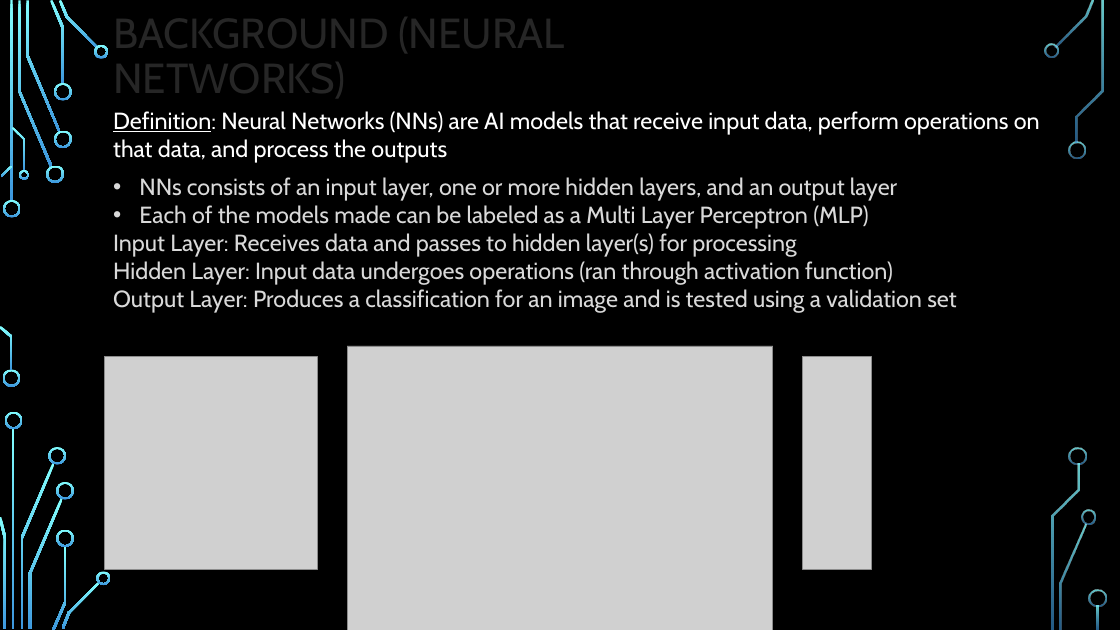
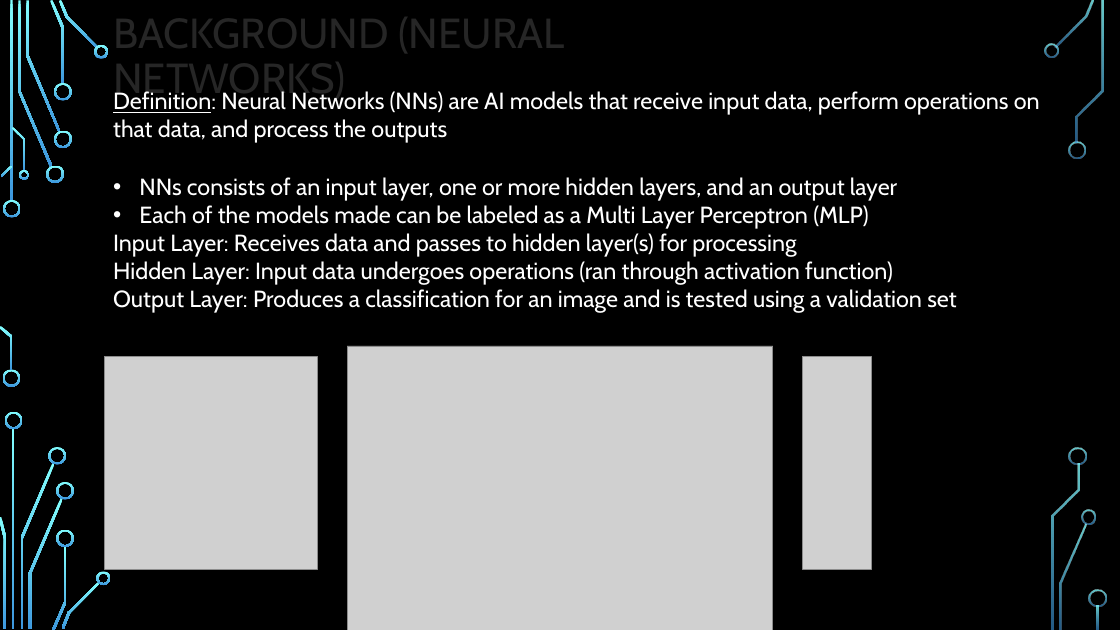
Before and after one commit to vdebnath/202_Honors_Option, a slide deck: slide 4 of Presentation.pptx. Drawn at 1120x630 pixels with LibreOffice and Linux fonts; fonts in the diff are those of the drawing; grey boxes stand for pictures; background and template pictures are left out. Boxes give left, top, right and bottom in pixels: in the first picture for what was removed or moved away, otherwise in the second. Text is boxed around its words. In the diff, an @@ line names an element or a change of style, - is before the commit and + after.

```diff
--- a/Presentation.pptx
+++ b/Presentation.pptx
@@ text "Definition: Neural Networks (NNs) are ...": place and size @@
-text "Definition: Neural Networks (NNs) are ..." at (113, 111, 1040, 163)
+text "Definition: Neural Networks (NNs) are ..." at (113, 91, 1040, 143)
@@ text "NNs consists of an input ..." at (113, 177, 956, 313): text colour #D9D9D9 to #FFFFFF @@
```
Also in this commit, not shown: 3 other slides changed, 2 slides added.
